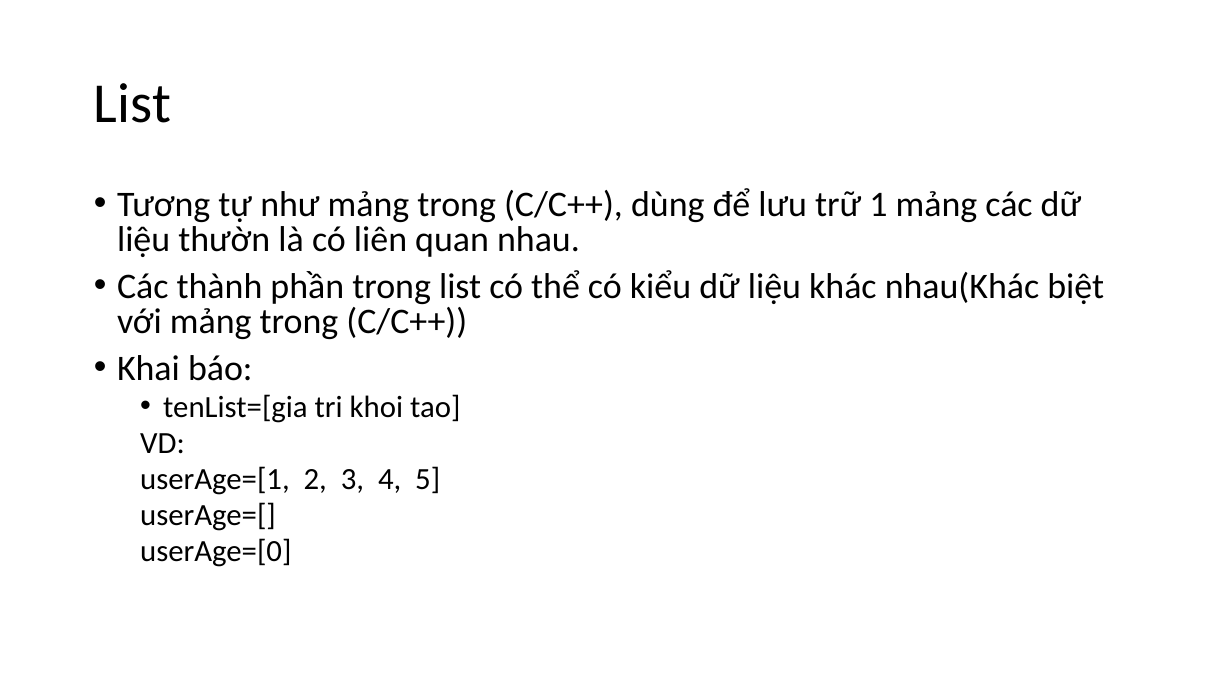
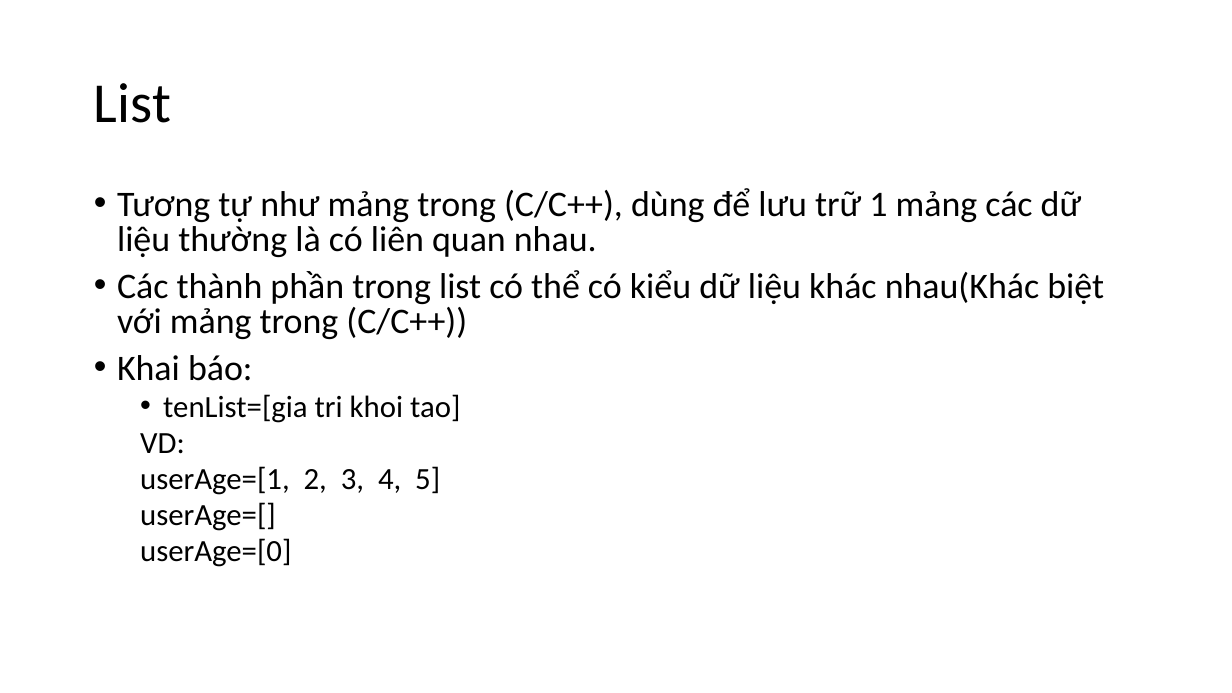
Before and after one commit to levinhhoang16/PyOpenCVCourse, a slide deck: slide 28 of Lecture/[01]PythonCoban.pptx. Drawn at 1232x693 pixels with LibreOffice and Linux fonts; fonts in the diff are those of the drawing. Boxes give left, top, right and bottom in pixels: in the first picture for what was removed or moved away, otherwise in the second. Text is boxed around its words. In the diff, an @@ line names an element or a change of style, - is before the commit and + after.

```diff
--- a/Lecture/[01]PythonCoban.pptx
+++ b/Lecture/[01]PythonCoban.pptx
@@ text at bbox=[117, 188, 1081, 257]: text changed @@
-• Tương tự như mảng trong (C/C++), dùng để lưu trữ 1 mảng các dữ liệu thườn là có liên quan nhau.
+• Tương tự như mảng trong (C/C++), dùng để lưu trữ 1 mảng các dữ liệu thường là có liên quan nhau.
```
Also in this commit, not shown: 5 other slides changed, 7 other files.
